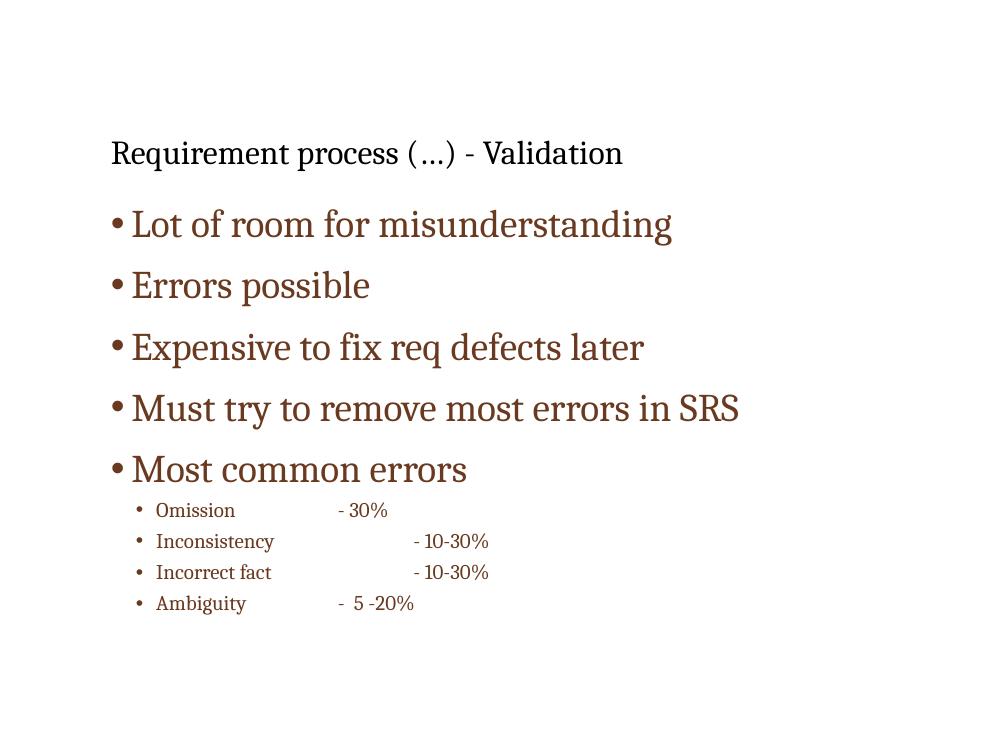
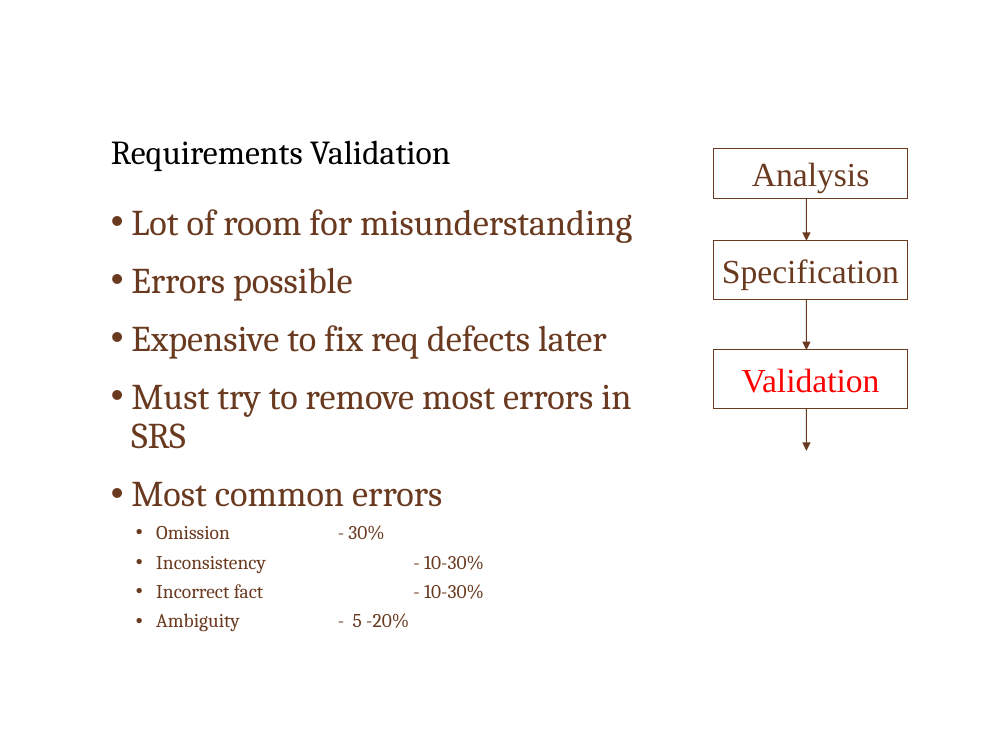
Before and after one commit to ChrisJamison/seminar_cnpm, a slide deck: slide 34 of Seminar/Software Requirement.pptx (slide 28 before the commit). Drawn at 1008x756 pixels with LibreOffice and Linux fonts; fonts in the diff are those of the drawing; background and template pictures are left out. Boxes give left, top, right and bottom in pixels: in the first picture for what was removed or moved away, otherwise in the second. Text is boxed around its words. In the diff, an @@ line names an element or a change of style, - is before the commit and + after.

```diff
--- a/Seminar/Software Requirement.pptx
+++ b/Seminar/Software Requirement.pptx
@@ title at (111,140,450,171): text changed @@
-Requirement process (…) - Validation
+Requirements Validation
@@ rectangle added at (714,148,907,199), fill #FFFFFF, outline #6A3A20 0.75 pt, 24 pt, text #6A3A20 @@
+Analysis
@@ text "Lot of room for misunderstanding" at (131,209,632,632): size 28 to 25.9 pt in "Lot of room for misunderstanding", "Errors possible", "Expensive to fix req defects later", "Must try to remove most errors in ..." and 1 more places; size 15 to 13.9 pt in "Omission - 30%", "Inconsistency - 10-30%", "Incorrect fact - 10-30%", "Ambiguity - 5 -20%" @@
@@ arrow added from (806, 199) to (806, 241), #6A3A20 0.75 pt @@
@@ rectangle added at (714,241,907,299), fill #FFFFFF, outline #6A3A20 0.75 pt, 24 pt, text #6A3A20 @@
+Specification
@@ arrow added from (806, 299) to (806, 350), #6A3A20 0.75 pt @@
@@ rectangle added at (714,350,907,408), fill #FFFFFF, outline #6A3A20 0.75 pt, 24 pt, text #FF0000 @@
+Validation
@@ arrow added from (806, 409) to (806, 451), #6A3A20 0.75 pt @@
```
Also in this commit, not shown: 4 other slides changed, 8 slides added, 2 slides removed.
